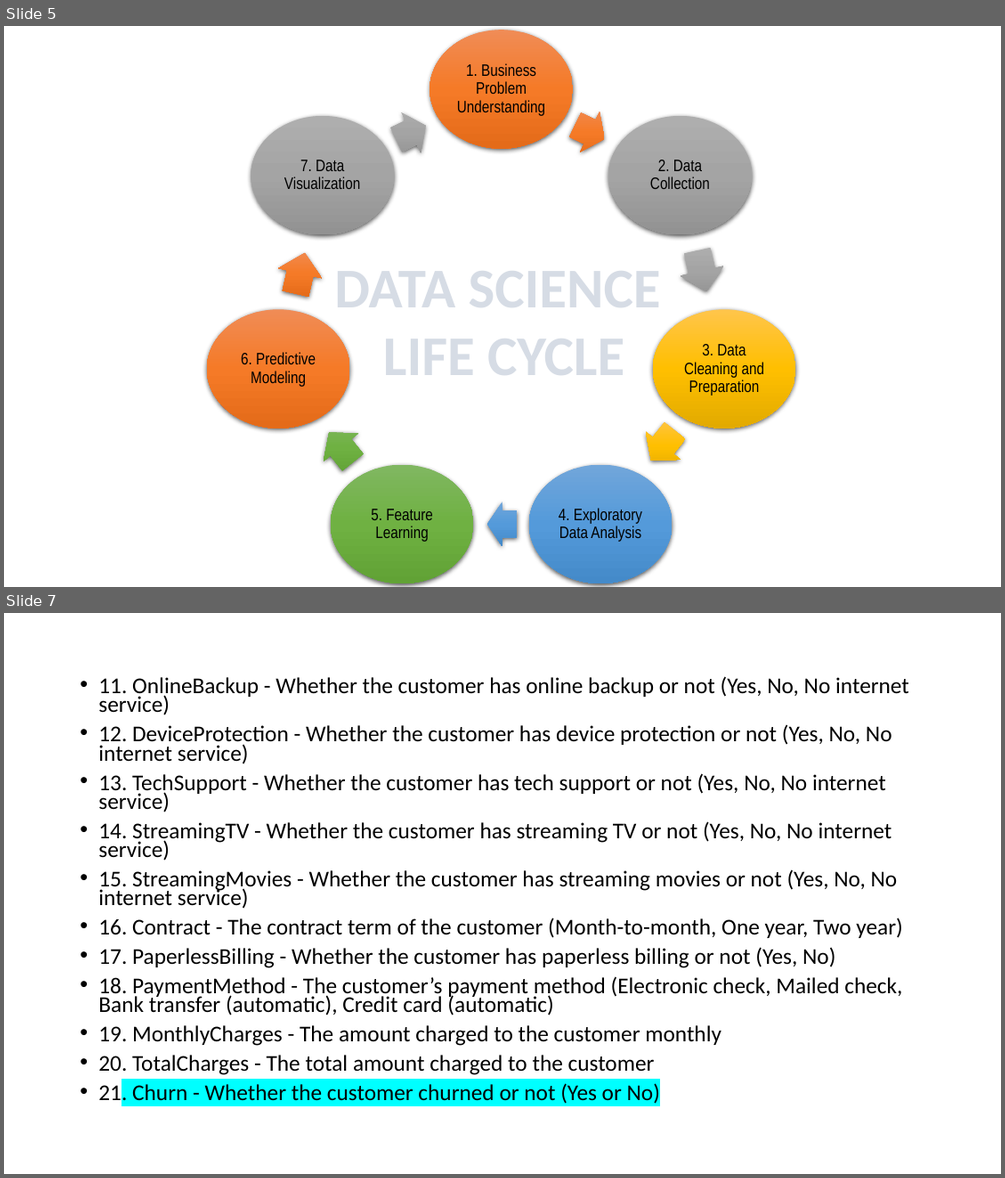
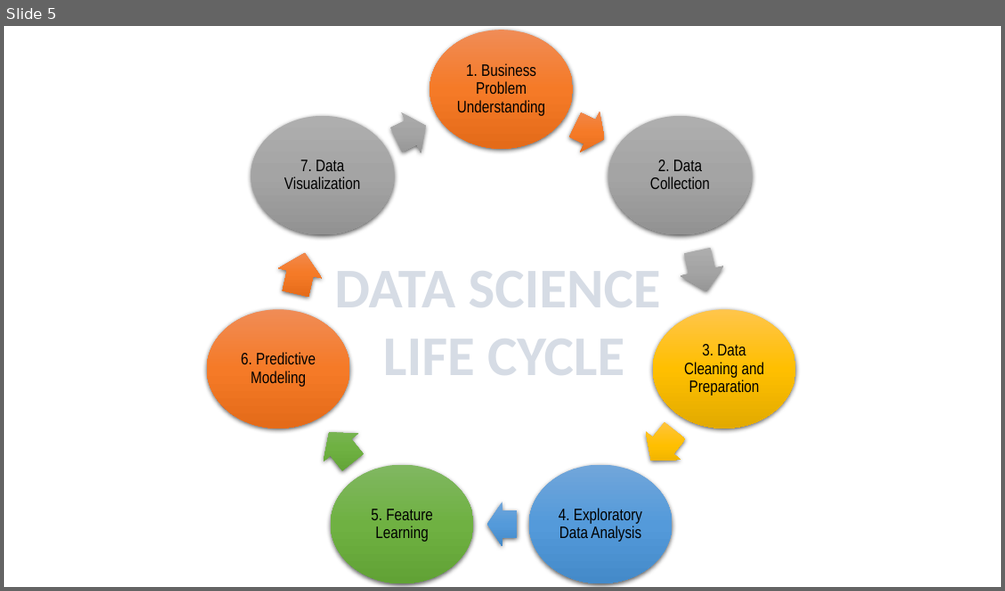
Before and after one commit to Mohamed-Maaz-Rehan/Telecom-Churn-Prediction, a slide deck: STEP (Churning).pptx. Shown one above the other, each under a label of ours: slides 5 and 7 before the commit, slide 5 after it; the slides between them are not shown. The pictures are 1005x1178 and 1005x591 pixels, drawn with LibreOffice and Linux fonts; fonts in the diff are those of the drawing. Boxes give left, top, right and bottom in pixels: in the first picture for what was removed or moved away, otherwise in the second. Text is boxed around its words. In the diff, an @@ line names an element or a change of style, - is before the commit and + after.

```diff
--- a/STEP (Churning).pptx
+++ b/STEP (Churning).pptx
@@ slide 7 removed at [4, 613, 1001, 1174], background #FFFFFF @@
@@ text removed at [98, 676, 909, 1106] @@
-• 11. OnlineBackup - Whether the customer has online backup or not (Yes, No, No internet service)
-• 12. DeviceProtection - Whether the customer has device protection or not (Yes, No, No internet service)
-• 13. TechSupport - Whether the customer has tech support or not (Yes, No, No internet service)
-• 14. StreamingTV - Whether the customer has streaming TV or not (Yes, No, No internet service)
-• 15. StreamingMovies - Whether the customer has streaming movies or not (Yes, No, No internet service)
-• 16. Contract - The contract term of the customer (Month-to-month, One year, Two year)
-• 17. PaperlessBilling - Whether the customer has paperless billing or not (Yes, No)
-• 18. PaymentMethod - The customer’s payment method (Electronic check, Mailed check, Bank transfer (automatic), Credit card (automatic)
-• 19. MonthlyCharges - The amount charged to the customer monthly
-• 20. TotalCharges - The total amount charged to the customer
-• 21. Churn - Whether the customer churned or not (Yes or No)
```
Also in this commit, not shown: 7 slides changed.
